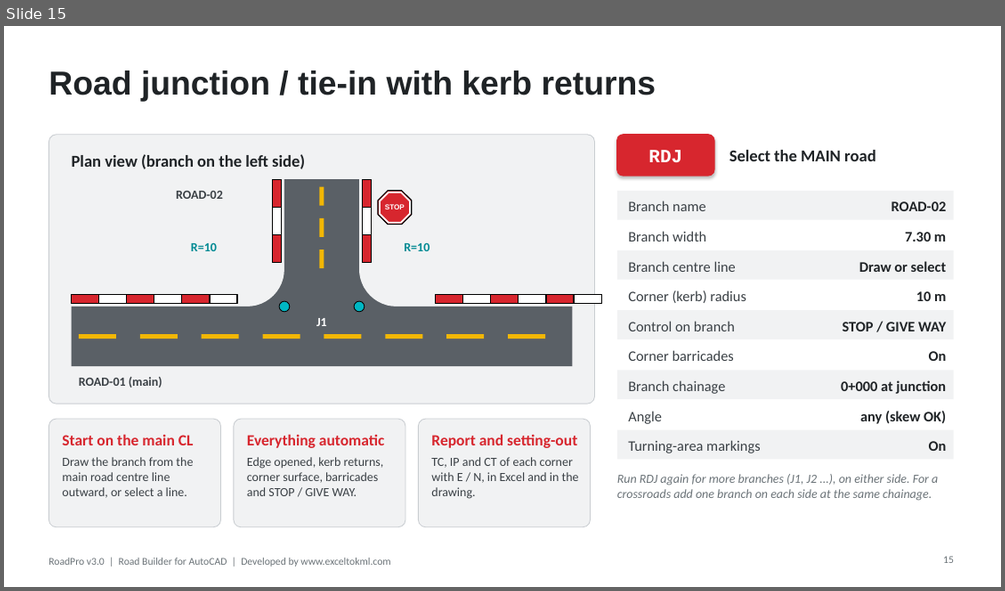
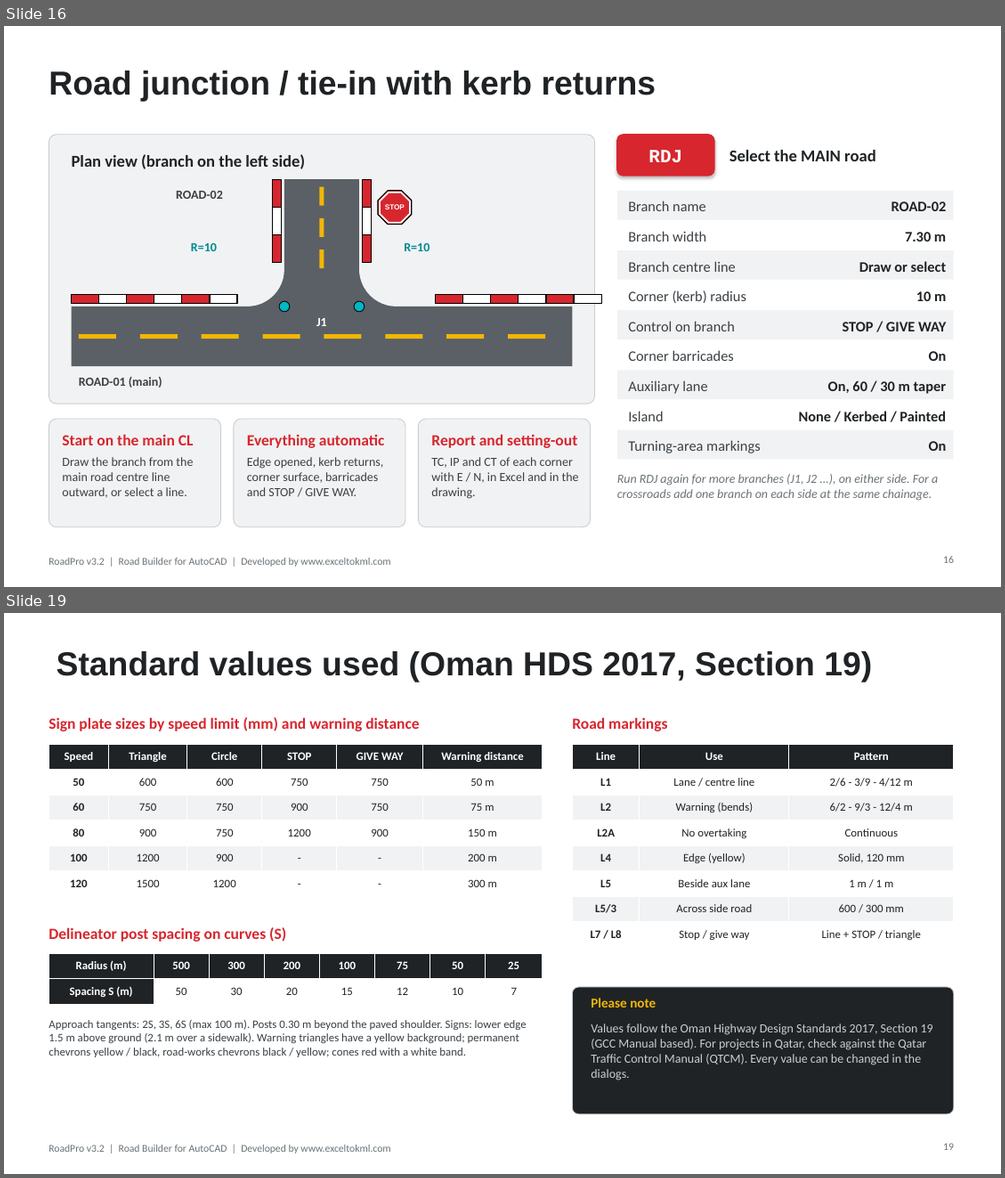
Before and after one commit to Asjad-Mehmood/KML-WEBSITE-, a slide deck: public/roadpro/RoadPro_User_Guide.pptx. Shown one above the other, each under a label of ours: slide 15 before the commit, slides 16 and 19 after it; the slides between them are not shown. The pictures are 1005x591 and 1005x1178 pixels, drawn with LibreOffice and Linux fonts; fonts in the diff are those of the drawing. Boxes give left, top, right and bottom in pixels: in the first picture for what was removed or moved away, otherwise in the second. Text is boxed around its words. In the diff, an @@ line names an element or a change of style, - is before the commit and + after.

```diff
--- a/public/roadpro/RoadPro_User_Guide.pptx
+++ b/public/roadpro/RoadPro_User_Guide.pptx
@@ slide 19 added at (4,613,1001,1174), background #FFFFFF; not listed: 1 template element that a slide beside it also shows @@
@@ title added at (57,651,872,682), 32 pt, text #1F2326, bold @@
+Standard values used (Oman HDS 2017, Section 19)
@@ text added at (48,717,419,731), 15 pt, text #D7262E, bold @@
+Sign plate sizes by speed limit (mm) and warning distance
@@ text added at (572,717,667,731), 15 pt, text #D7262E, bold @@
+Road markings
@@ table added at (48,744,542,896), 6 rows, 6 columns @@
+Speed | Triangle | Circle | STOP | GIVE WAY | Warning distance
+50 | 600 | 600 | 750 | 750 | 50 m
+60 | 750 | 750 | 900 | 750 | 75 m
+80 | 900 | 750 | 1200 | 900 | 150 m
+100 | 1200 | 900 | - | - | 200 m
+120 | 1500 | 1200 | - | - | 300 m
@@ table added at (573,744,954,948), 8 rows, 3 columns @@
+Line | Use | Pattern
+L1 | Lane / centre line | 2/6 - 3/9 - 4/12 m
+L2 | Warning (bends) | 6/2 - 9/3 - 12/4 m
+L2A | No overtaking | Continuous
+L4 | Edge (yellow) | Solid, 120 mm
+L5 | Beside aux lane | 1 m / 1 m
+L5/3 | Across side road | 600 / 300 mm
+L7 / L8 | Stop / give way | Line + STOP / triangle
@@ text added at (48,927,286,941), 15 pt, text #D7262E, bold @@
+Delineator post spacing on curves (S)
@@ table added at (48,953,542,1004), 2 rows, 8 columns @@
+Radius (m) | 500 | 300 | 200 | 100 | 75 | 50 | 25
+Spacing S (m) | 50 | 30 | 20 | 15 | 12 | 10 | 7
@@ rounded rectangle added at (573,987,954,1114), fill #1F2326, outline #C9CDD1 0.75 pt @@
@@ text added at (591,997,655,1007), 13 pt, text #F2B705, bold @@
+Please note
@@ text added at (48,1020,526,1057), 11 pt, text #3A4045 @@
+Approach tangents: 2S, 3S, 6S (max 100 m). Posts 0.30 m beyond the paved shoulder. Signs: lower edge 1.5 m above ground (2.1 m over a sidewalk). Warning triangles have a yellow background; permanent chevrons yellow / black, road-works chevrons black / yellow; cones red with a white band.
@@ text added at (591,1023,933,1080), 12 pt, text #C9CDD1 @@
+Values follow the Oman Highway Design Standards 2017, Section 19 (GCC Manual based). For projects in Qatar, check against the Qatar Traffic Control Manual (QTCM). Every value can be changed in the dialogs.
@@ page number added at (943,1143,954,1150), 10 pt, text #6B7378 @@
+19
@@ what was slide 15 is now slide 16 @@
@@ slide 16 changed as well @@
@@ text at (628,380,707,394): text changed @@
-Branch chainage
+Auxiliary lane
@@ text at (828,381,946,394): text changed @@
-0+000 at junction
+On, 60 / 30 m taper
@@ text at (628,410,663,421): text changed @@
-Angle
+Island
@@ text at (799,410,946,421): text changed @@
-any (skew OK)
+None / Kerbed / Painted
@@ text at (48,557,390,566): text changed @@
-RoadPro v3.0 | Road Builder for AutoCAD | Developed by www.exceltokml.com
+RoadPro v3.2 | Road Builder for AutoCAD | Developed by www.exceltokml.com
@@ page number at (943,556,954,563): text changed @@
-15
+16
```
Also in this commit, not shown: 18 other slides changed, 2 other slides added, 22 other files.
